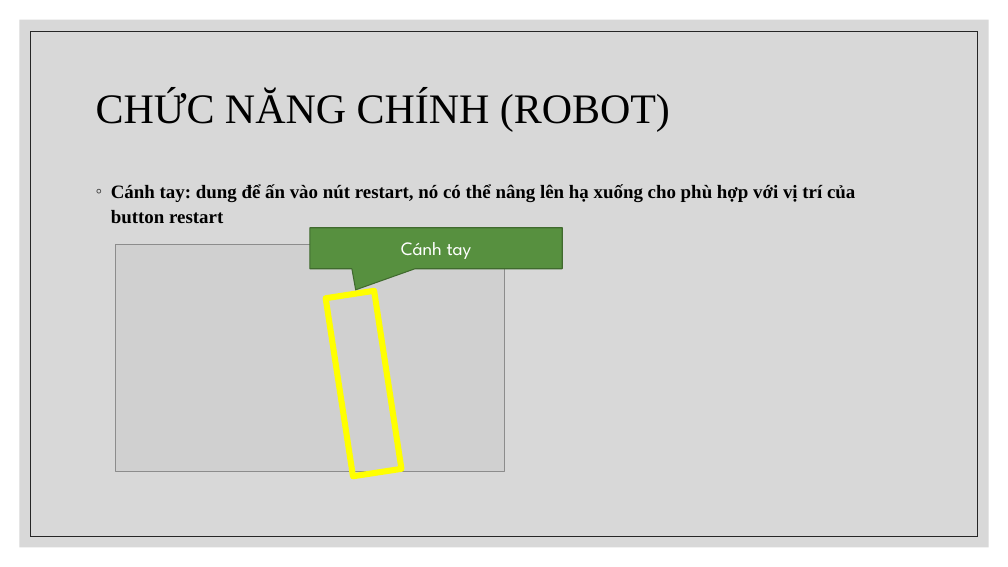
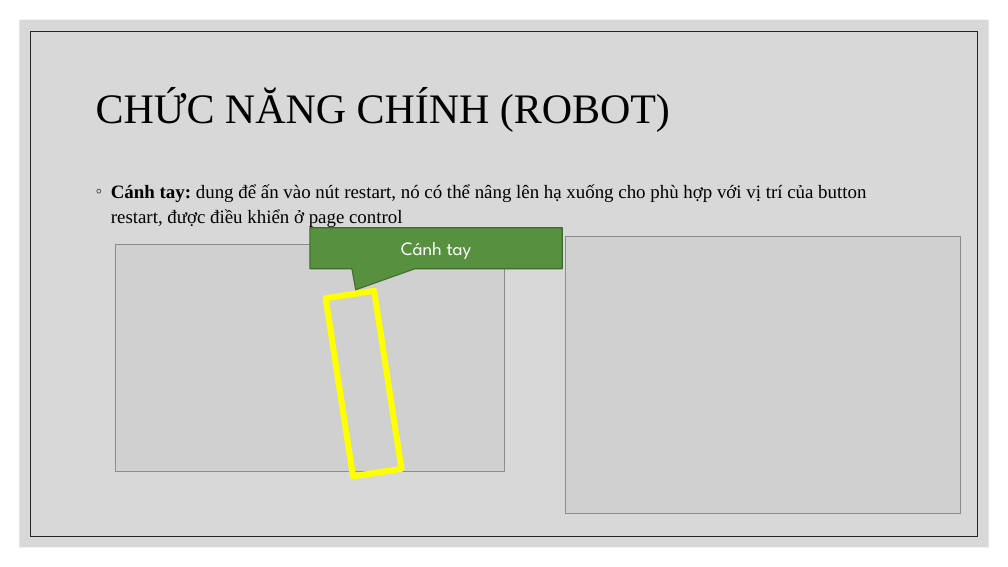
Before and after one commit to chet7h/restart_computer, a slide deck: slide 13 of Restart Computer.pptx (slide 12 before the commit). Drawn at 1008x567 pixels with LibreOffice and Linux fonts; fonts in the diff are those of the drawing; grey boxes stand for pictures. Boxes give left, top, right and bottom in pixels: in the first picture for what was removed or moved away, otherwise in the second. Text is boxed around its words. In the diff, an @@ line names an element or a change of style, - is before the commit and + after.

```diff
--- a/Restart Computer.pptx
+++ b/Restart Computer.pptx
@@ text at box(111, 184, 866, 228): text changed; bold off @@
-◦ Cánh tay: dung để ấn vào nút restart, nó có thể nâng lên hạ xuống cho phù hợp với vị trí của button restart
+◦ Cánh tay: dung để ấn vào nút restart, nó có thể nâng lên hạ xuống cho phù hợp với vị trí của button restart, được điều khiển ở page control
@@ picture added at box(566, 237, 961, 514) @@
```
Also in this commit, not shown: 8 other slides changed, 2 slides added.
